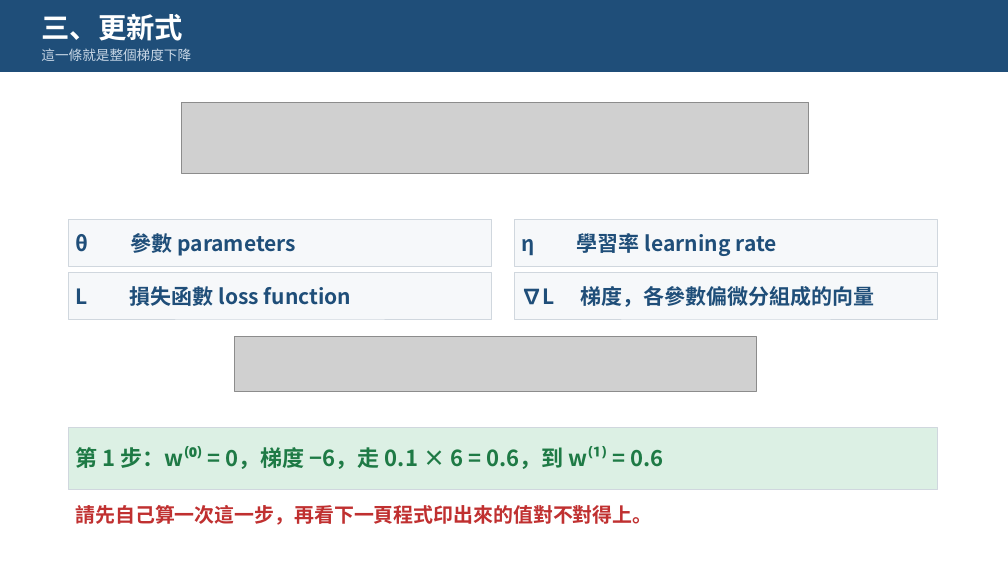
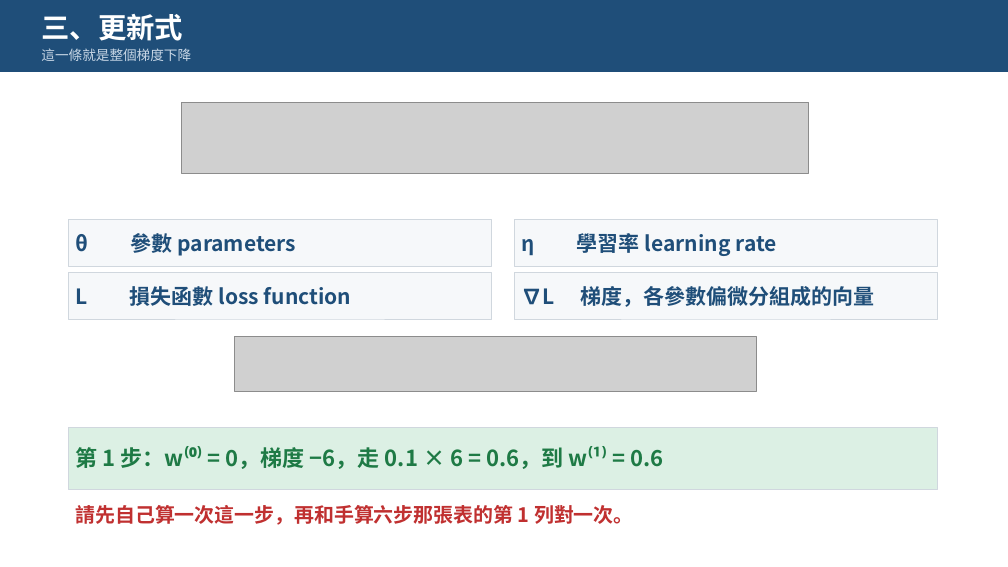
Before and after one commit to pychang-ai/115-1_DLMA, a slide deck: slide 5 of topics/gradient-descent/課外主題_梯度下降法.pptx (slide 4 before the commit). Drawn at 1008x567 pixels with LibreOffice and Linux fonts; fonts in the diff are those of the drawing; grey boxes stand for pictures. Boxes give left, top, right and bottom in pixels: in the first picture for what was removed or moved away, otherwise in the second. Text is boxed around its words. In the diff, an @@ line names an element or a change of style, - is before the commit and + after.

```diff
--- a/topics/gradient-descent/課外主題_梯度下降法.pptx
+++ b/topics/gradient-descent/課外主題_梯度下降法.pptx
@@ text at (75, 505, 634, 525): text changed @@
-請先自己算一次這一步，再看下一頁程式印出來的值對不對得上。
+請先自己算一次這一步，再和手算六步那張表的第 1 列對一次。
```
Also in this commit, not shown: 3 other slides changed, 3 other files.
